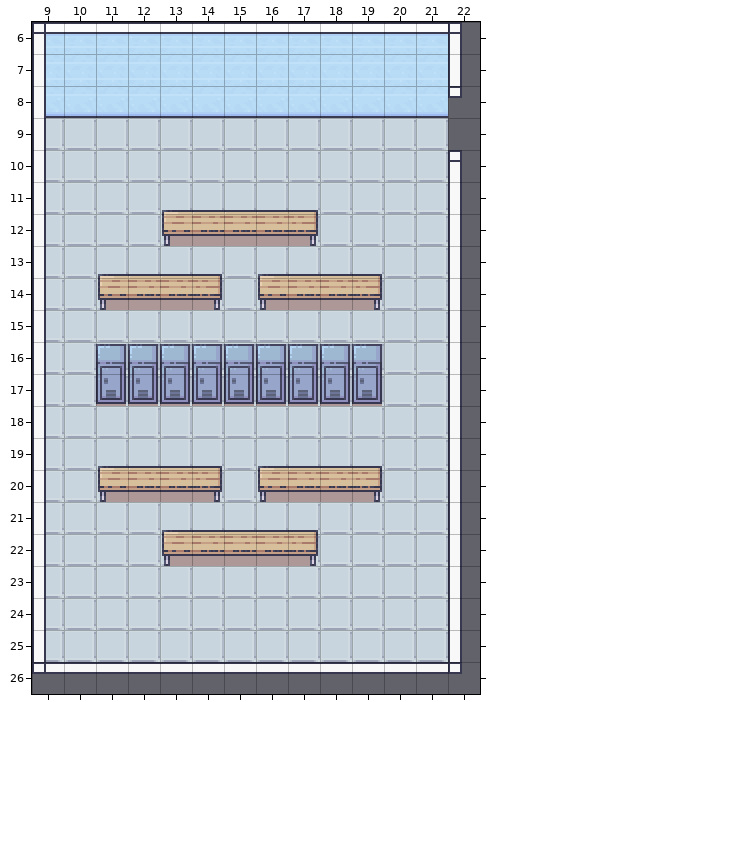
Two states of a Tiled map, Output/Assets/Maps/Dungeon1.tmx. The picture above was drawn from the file before the commit.
Cells are 32x32 px. Shown: x 9..22, y 6..26.
The same view after the edit:
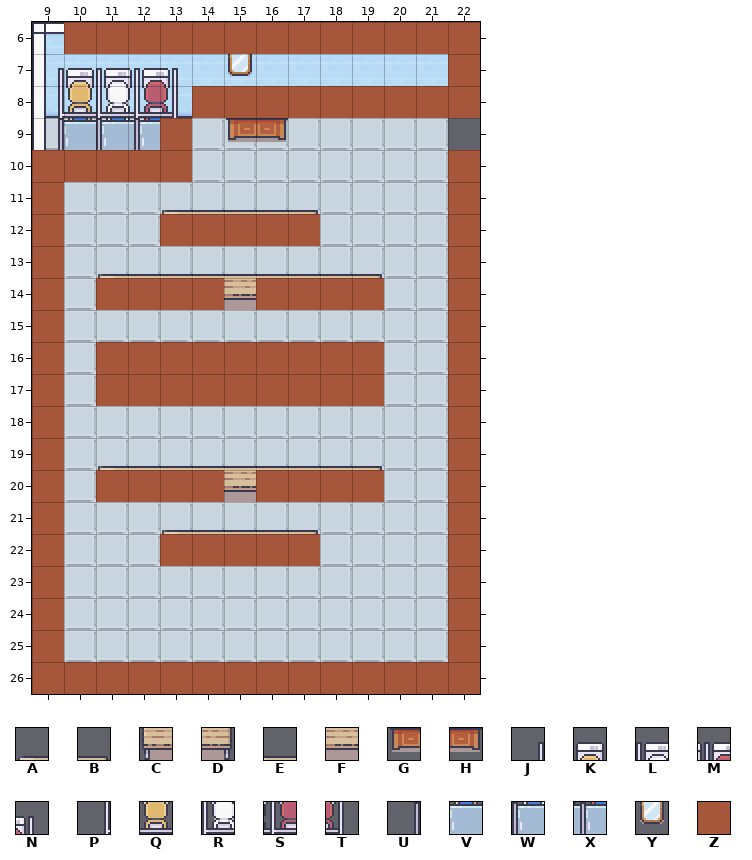
Key: from "1_Generic_32x32": A 240, B 241, C 256, D 257, E 908, F 924; from "3_Bathroom_32x32": G 144, H 145, J 256, K 257, L 258, M 259, N 260, P 272, Q 273, R 274, S 275, T 276, U 288, V 289, W 290, X 291, Y 447; from "collisions": Z 0.
_ is an empty cell.
Tiles replaced or removed in this view: A, B, C, D, F.
Tiles of an added or newly shown layer are drawn over the layers below it.
Log entry: last commit for the bathrooms
Edits made:
Changed rows in their new state; . is an unchanged cell.
Layer "Walls1":
first column x 11:
12 .._____..
13 ..._._...
14 ____.____
first column x 11:
19 ..._._...
20 ____.____
22 .._____..
Layer "Decorations1":
first column x 9:
 7 JKLMN.Y.
 8 PQRST...
 9 UVWX..GH
first column x 14:
13 EEE
14 .F.
first column x 14:
19 EEE
20 .F.
Layer "Collisions" (now shown):
first column x 9:
 6 .ZZZZZZZZZZZZZ
 7 .............Z
 8 .....ZZZZZZZZZ
 9 ....Z.........
10 ZZZZZ........Z
11 Z............Z
12 Z...ZZZZZ....Z
13 Z............Z
14 Z.ZZZZ.ZZZZ..Z
15 Z............Z
16 Z.ZZZZZZZZZ..Z
17 Z.ZZZZZZZZZ..Z
18 Z............Z
19 Z............Z
20 Z.ZZZZ.ZZZZ..Z
21 Z............Z
22 Z...ZZZZZ....Z
23 Z............Z
24 Z............Z
25 Z............Z
26 ZZZZZZZZZZZZZZ
Changed places in both pictures, as pixel boxes (x1, y1, x2, y2):
changed: (32, 22, 480, 694)
